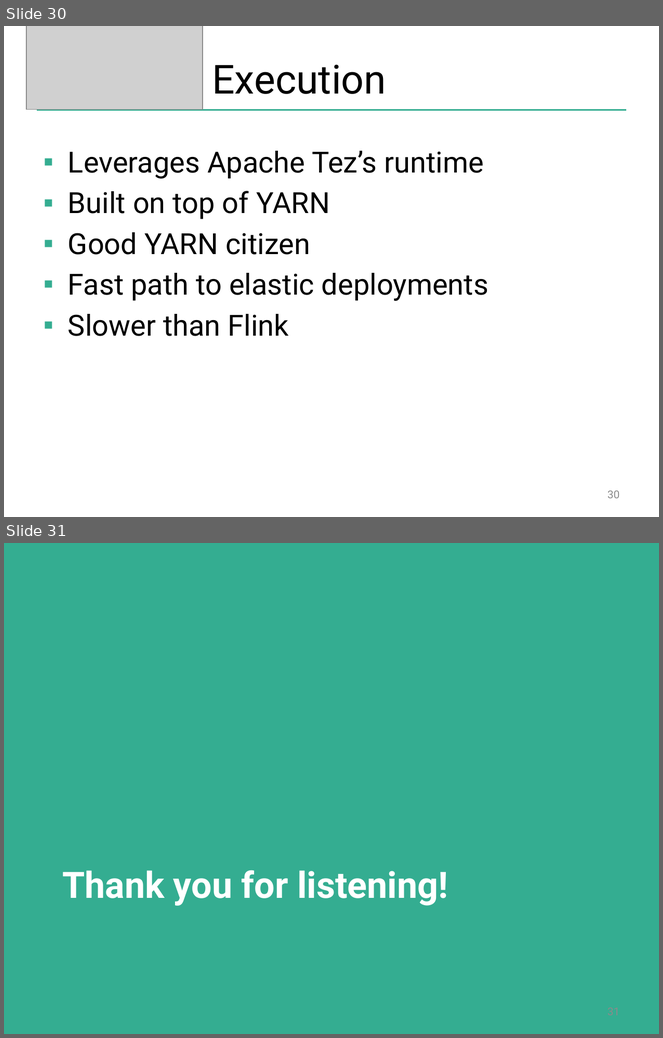
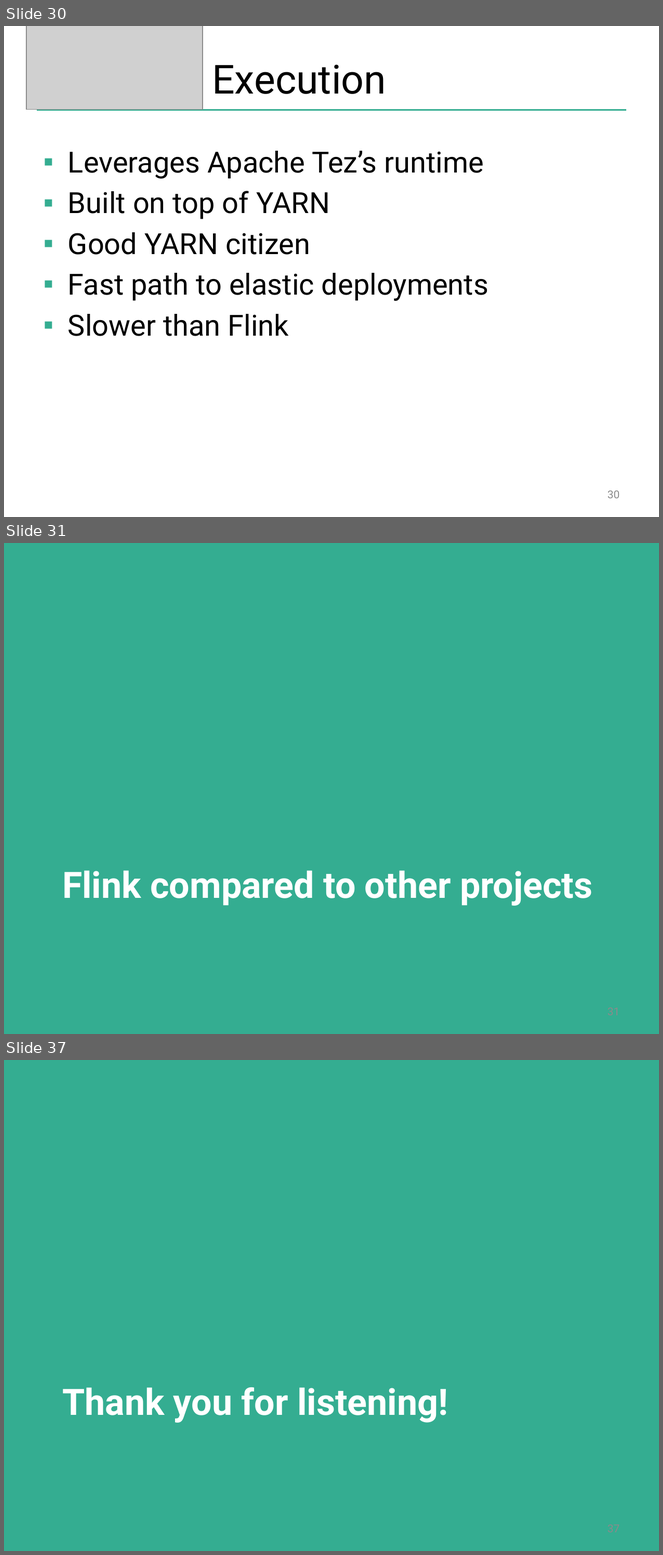
Before and after one commit to kperi/flink-training, a slide deck: slides/flink_overview.pptx. Shown one above the other, each under a label of ours: slides 30 and 31 before the commit, slides 30, 31 and 37 after it; the slides between them are not shown. The pictures are 663x1038 and 663x1555 pixels, drawn with LibreOffice and Linux fonts; fonts in the diff are those of the drawing; grey boxes stand for pictures; background and template pictures are left out. Boxes give left, top, right and bottom in pixels: in the first picture for what was removed or moved away, otherwise in the second. Text is boxed around its words. In the diff, an @@ line names an element or a change of style, - is before the commit and + after.

```diff
--- a/slides/flink_overview.pptx
+++ b/slides/flink_overview.pptx
@@ slide 31 added at (x1=4, y1=543, x2=659, y2=1034), background #34AD91 @@
@@ title added at (x1=62, y1=871, x2=593, y2=906), 40 pt, text #FFFFFF, bold @@
+Flink compared to other projects
@@ what was slide 31 is now slide 37 @@
```
Also in this commit, not shown: 2 slides changed, 5 other slides added.
